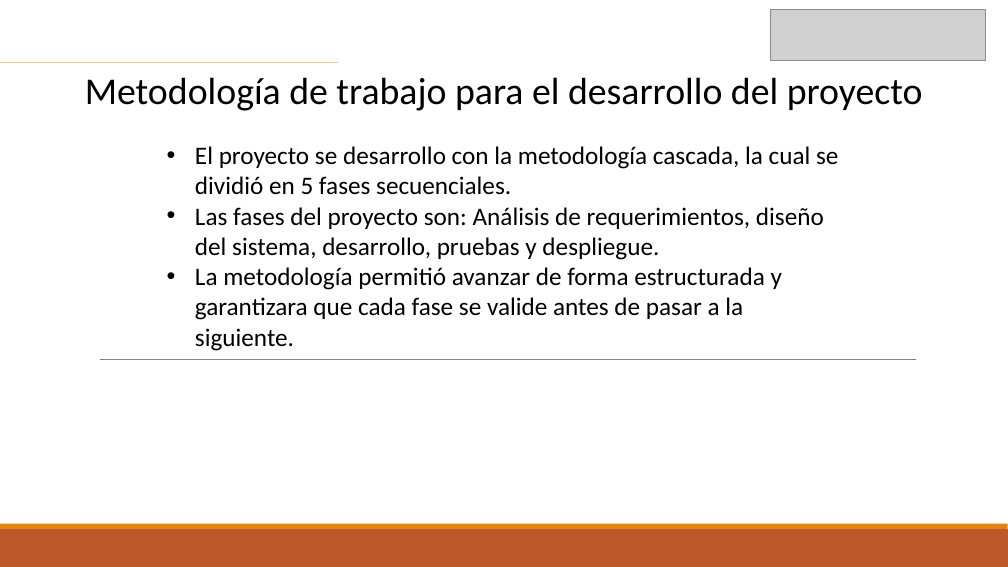
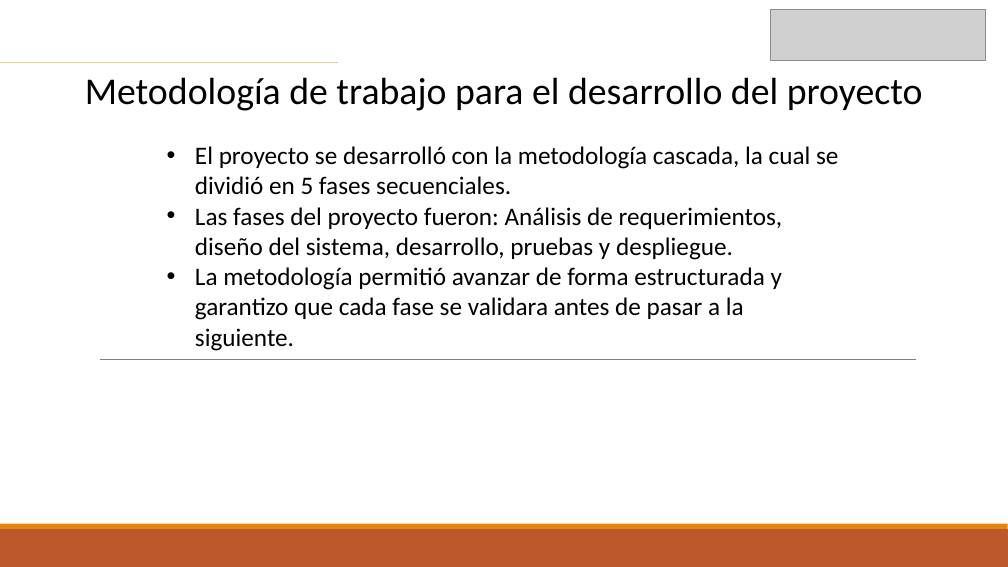
Before and after one commit to reisidente/Gestion-Bodega-Centralizada, a slide deck: slide 6 of GBFC/Fase 2/Evidencial Proyecto/Presentacion Proyecto.pptx. Drawn at 1008x567 pixels with LibreOffice and Linux fonts; fonts in the diff are those of the drawing; grey boxes stand for pictures. Boxes give left, top, right and bottom in pixels: in the first picture for what was removed or moved away, otherwise in the second. Text is boxed around its words. In the diff, an @@ line names an element or a change of style, - is before the commit and + after.

```diff
--- a/GBFC/Fase 2/Evidencial Proyecto/Presentacion Proyecto.pptx
+++ b/GBFC/Fase 2/Evidencial Proyecto/Presentacion Proyecto.pptx
@@ text at (195,146,838,351): text changed @@
-• El proyecto se desarrollo con la metodología cascada, la cual se dividió en 5 fases secuenciales.
-• Las fases del proyecto son: Análisis de requerimientos, diseño del sistema, desarrollo, pruebas y despliegue.
-• La metodología permitió avanzar de forma estructurada y garantizara que cada fase se valide antes de pasar a la siguiente.
+• El proyecto se desarrolló con la metodología cascada, la cual se dividió en 5 fases secuenciales.
+• Las fases del proyecto fueron: Análisis de requerimientos, diseño del sistema, desarrollo, pruebas y despliegue.
+• La metodología permitió avanzar de forma estructurada y garantizo que cada fase se validara antes de pasar a la siguiente.
```
Also in this commit, not shown: 1 other slide changed, 2 other files.
